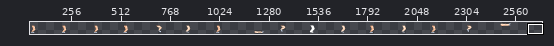
One commit to this sprite sheet: Assets/front_leg.png. The picture above shows the old version from afar; the outline marks the close-up.
Close-up. Before the commit:
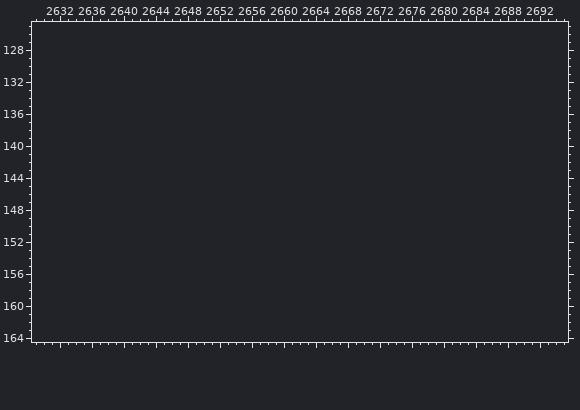
The file is 2560x180 pixels. Shown: x 2629..2695, y 125..164. The old version is drawn lined up with the new one, on the new canvas. The wide view leaves out empty margins.
The result:
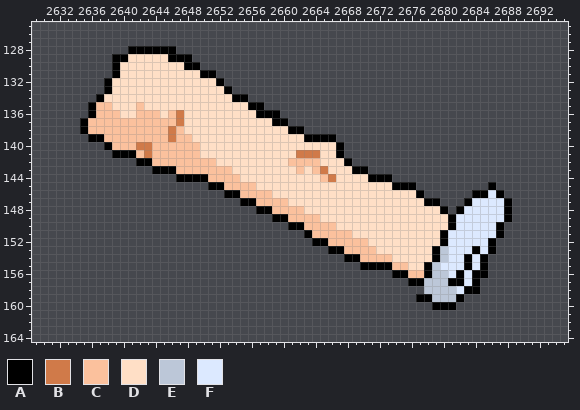
Palette (. is transparent): A #000000  B #d07a49  C #fbc19d  D #ffdfc6  E #bcc7d8  F #dce9ff
The edit:
canvas 2560x180 -> 2720x180
y 128: x 2641..2646 ...... -> AAAAAA
y 129: x 2639..2648 .......... -> AADDDDDAAA
y 130: x 2639..2649 ........... -> ADDDDDDDDAA
y 131: x 2639..2651 ............. -> ADDDDDDDDDDAA
y 132: x 2638..2652 ............... -> ADDDDDDDDDDDDDA
y 133: x 2638..2653 ................ -> ADDDDDDDDDDDDDDA
y 134: x 2637..2655 ................... -> ADDDDDDDDDDDDDDDDAA
y 135: x 2636..2657 ...................... -> ACCDDDCDDDDDDDDDDDDDAA
y 136: x 2636..2659 ........................ -> ACCCDDCCCDCBDDDDDDDDDAAA
y 137: x 2635..2660 .......................... -> ACCCCCCCCCCCBDDDDDDDDDDDAA
y 138: x 2635..2662 ............................ -> ACCCCCCCCCCBCDDDDDDDDDDDDDAA
y 139: x 2636..2666 ............................... -> AACCCCCCCCBCCDDDDDDDDDDDDDDAAAA
y 140: x 2638..2667 .............................. -> ACCCBBCCCCCCDDDDDDDDDDDDDDDDDA
y 141: x 2639..2667 ............................. -> AAACBCCCCCCDDDDDDDDDDDDBBBDDA
y 142: x 2642..2668 ........................... -> AACCCCCCCCDDDDDDDDDCCCCDDDA
y 143: x 2644..2670 ........................... -> AAACCCCCCCDDDDDDDDCDCBDDDAA
y 144: x 2647..2673 ........................... -> AAAACCCCDDDDDDDDDDCBDDDDAAA
y 145: x 2651..2676 .......................... -> AACCCCDDDDDDDDDDDDDDDDDAAA; x 2686 . -> A
y 146: x 2653..2677 ......................... -> AACCCCDDDDDDDDDDDDDDDDDDA; x 2684..2687 .... -> AAFA
y 147: x 2655..2679 ......................... -> AACCCCDDDDDDDDDDDDDDDDDAA; x 2683..2688 ...... -> AFFFFA
y 148: x 2657..2680 ........................ -> AACCCCDDDDDDDDDDDDDDDDDA; x 2682..2688 ....... -> AFFFFFA
y 149: x 2659..2688 .............................. -> AACCCCDDDDDDDDDDDDDDDDAFFFFFFA
y 150: x 2661..2687 ........................... -> AACCCCDDDDDDDDDDDDDDAFFFFFA
y 151: x 2663..2687 ......................... -> ACCCCCDDDDDDDDDDDAFFFFFFA
y 152: x 2664..2686 ....................... -> AACCCCCDDDDDDDDDAFFFFFA
y 153: x 2666..2686 ..................... -> AACCCCDDDDDDDAEFFFAFA
y 154: x 2668..2685 .................. -> AACCCCDDDDDAEFFAFA
y 155: x 2670..2685 ................ -> AAAACCDDAEFFFAFA
y 156: x 2674..2685 ............ -> AACCAEEFAFAA
y 157: x 2676..2684 ......... -> AAEEEAAFA
y 158: x 2678..2684 ....... -> EEEEFAA
y 159: x 2677..2682 ...... -> AAEEEA
y 160: x 2679..2681 ... -> AAA
